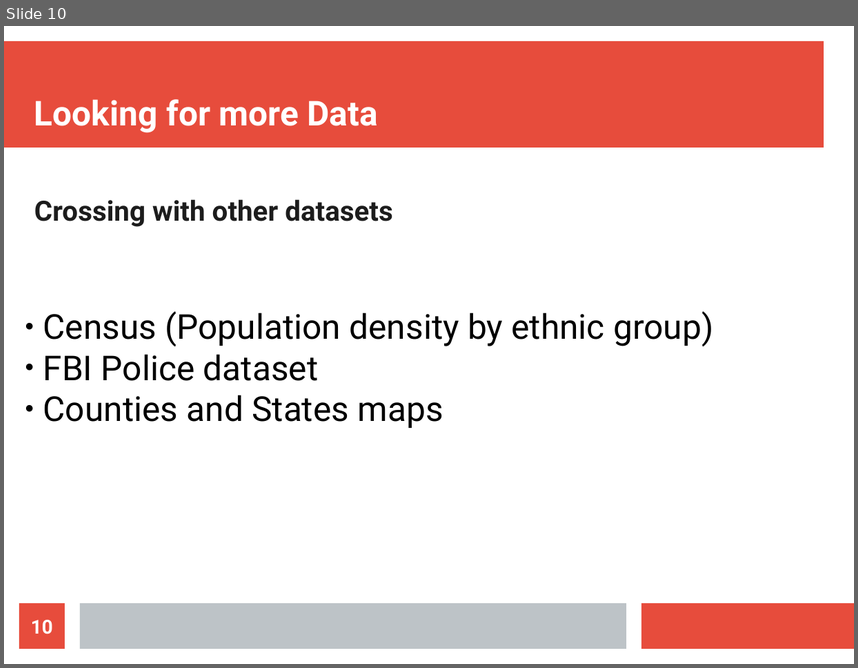
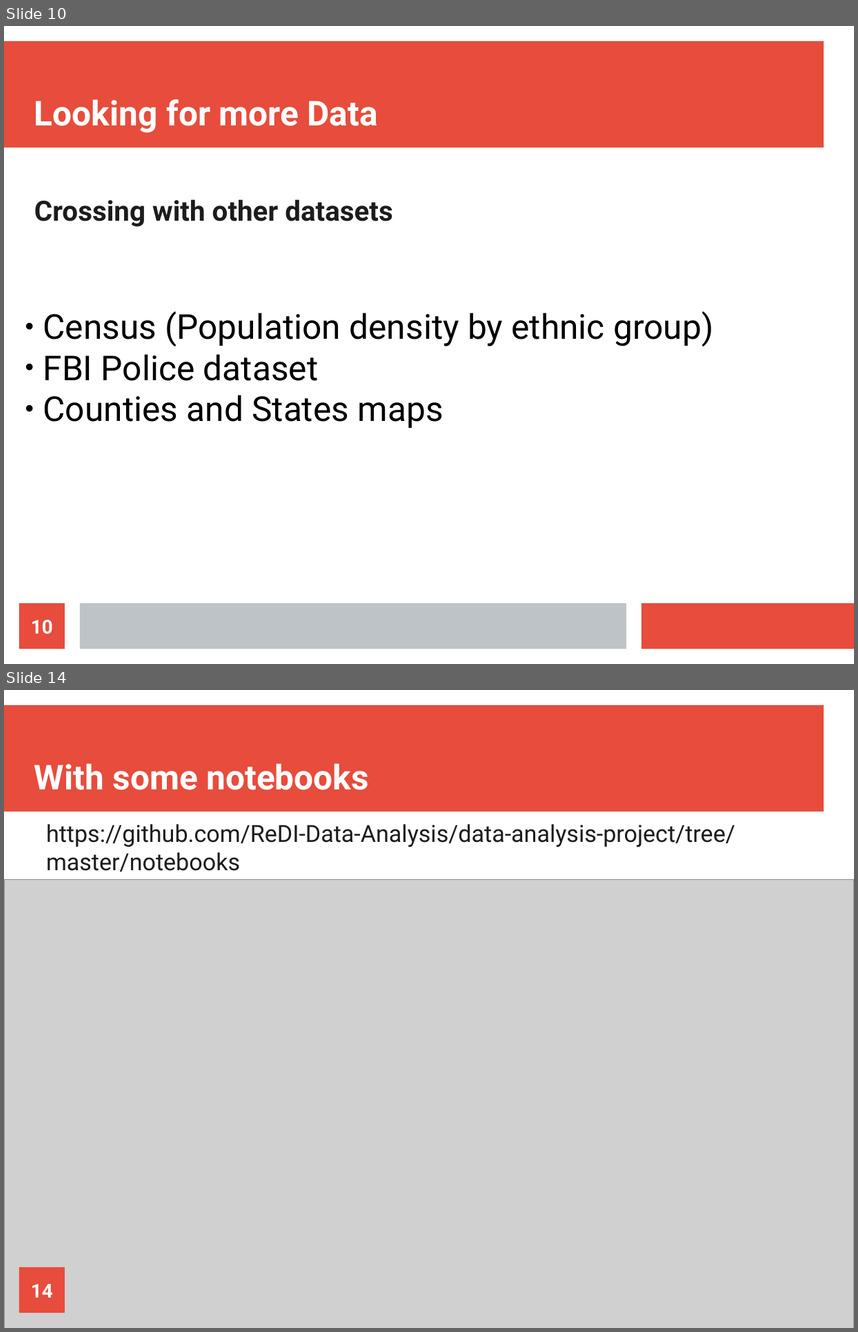
Before and after one commit to ReDI-Data-Analysis/data-analysis-project, a slide deck: project-presentation-data-analysis.odp. Shown one above the other, each under a label of ours: slide 10 before the commit, slides 10 and 14 after it; the slides between them are not shown. The pictures are 858x668 and 858x1332 pixels, drawn with LibreOffice and Linux fonts; fonts in the diff are those of the drawing; grey boxes stand for pictures. Boxes give left, top, right and bottom in pixels: in the first picture for what was removed or moved away, otherwise in the second. Text is boxed around its words. In the diff, an @@ line names an element or a change of style, - is before the commit and + after.

```diff
--- a/project-presentation-data-analysis.odp
+++ b/project-presentation-data-analysis.odp
@@ slide 14 added at [4,690,854,1328], background #FFFFFF; not listed: 2 template elements that a slide beside it also shows @@
@@ title added at [34,763,369,790], 32 pt, text #FFFFFF, bold @@
+With some notebooks
@@ text added at [46,824,735,871], 22 pt, text #1C1C1C @@
+  https://github.com/ReDI-Data-Analysis/data-analysis-project/tree/master/notebooks
@@ picture added at [4,879,854,1328] @@
@@ page number added at [19,1267,65,1312], fill #E74C3C, 18 pt, text #FFFFFF, bold @@
+14
```
Also in this commit, not shown: 2 slides changed, 2 other slides added, 1 slide removed.
